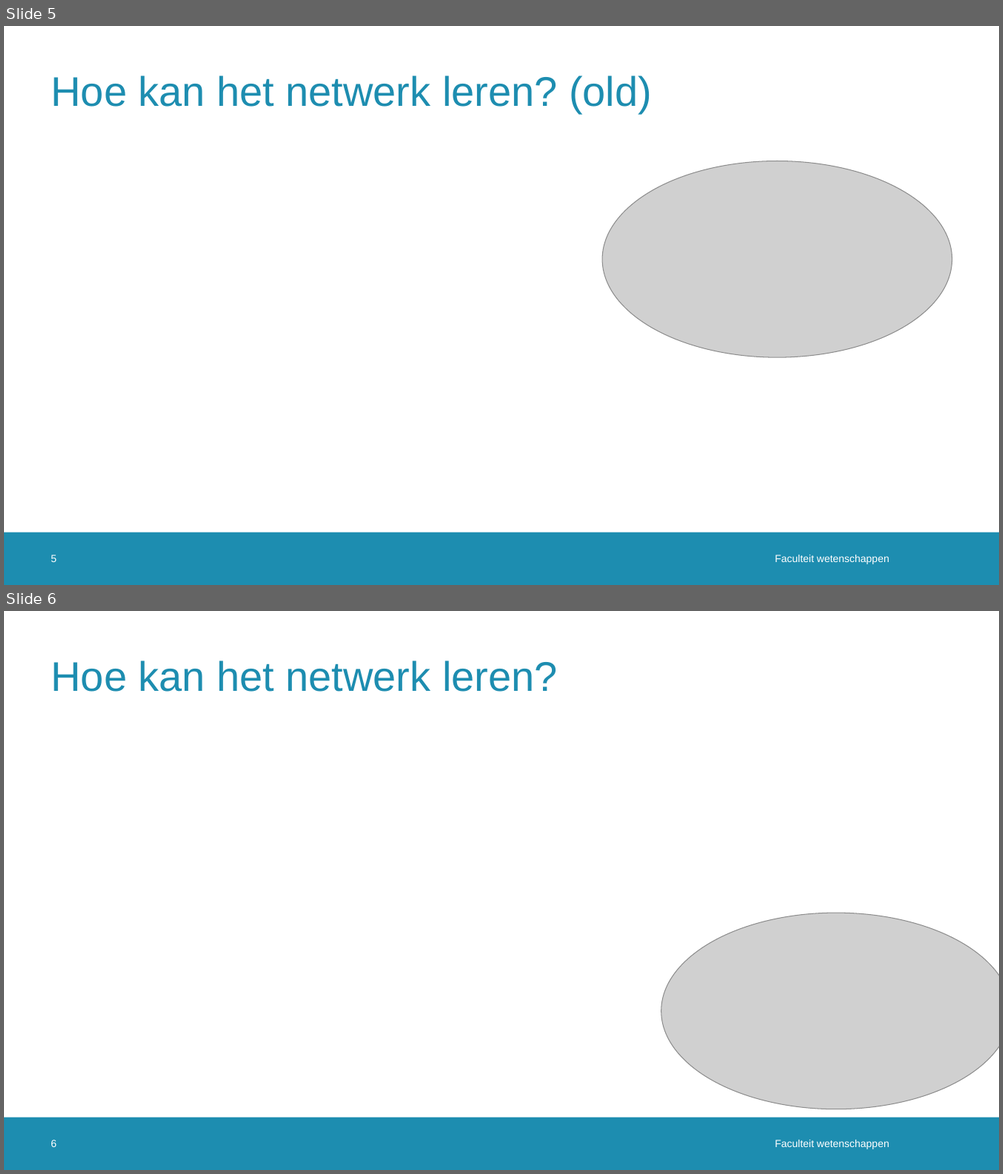
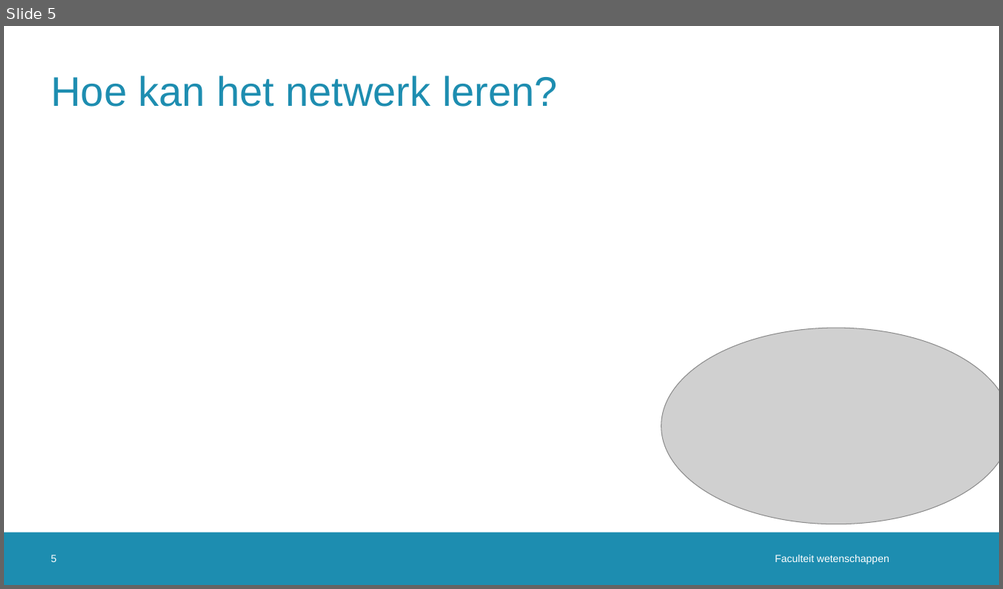
Before and after one commit to JoppeDJ/BachelorProef, a slide deck: Literatuurstudie/Literatuurstudie_ppt - kopie.pptx. Shown one above the other, each under a label of ours: slides 5 and 6 before the commit, slide 5 after it. The pictures are 1003x1174 and 1003x589 pixels, drawn with LibreOffice and Linux fonts; fonts in the diff are those of the drawing; grey boxes stand for pictures; background and template pictures are left out. Boxes give left, top, right and bottom in pixels: in the first picture for what was removed or moved away, otherwise in the second. Text is boxed around its words. In the diff, an @@ line names an element or a change of style, - is before the commit and + after.

```diff
--- a/Literatuurstudie/Literatuurstudie_ppt - kopie.pptx
+++ b/Literatuurstudie/Literatuurstudie_ppt - kopie.pptx
@@ slide 5 removed at [4, 26, 999, 585], background #FFFFFF; not listed: 1 template element that a slide beside it also shows @@
@@ title removed at [51, 76, 652, 113] @@
-Hoe kan het netwerk leren? (old)
@@ picture removed at [603, 161, 952, 358] @@
@@ page number removed at [51, 555, 57, 562] @@
-5
@@ text removed at [774, 555, 889, 565] @@
-Faculteit wetenschappen
@@ what was slide 6 is now slide 5 @@
@@ page number at [51, 555, 57, 562]: text changed @@
-6
+5
```
Also in this commit, not shown: 3 slides changed, 1 other slide removed.
